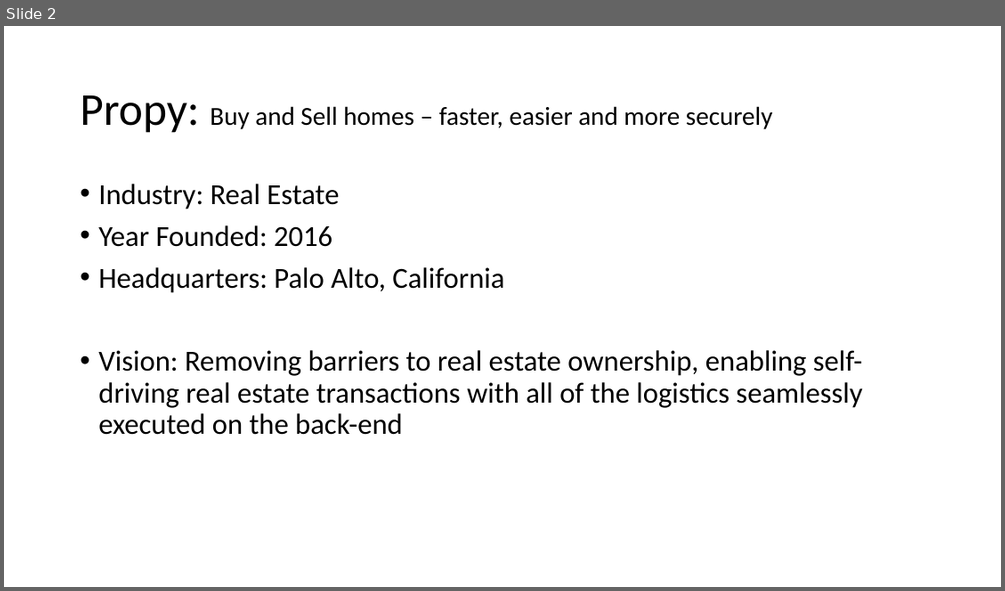
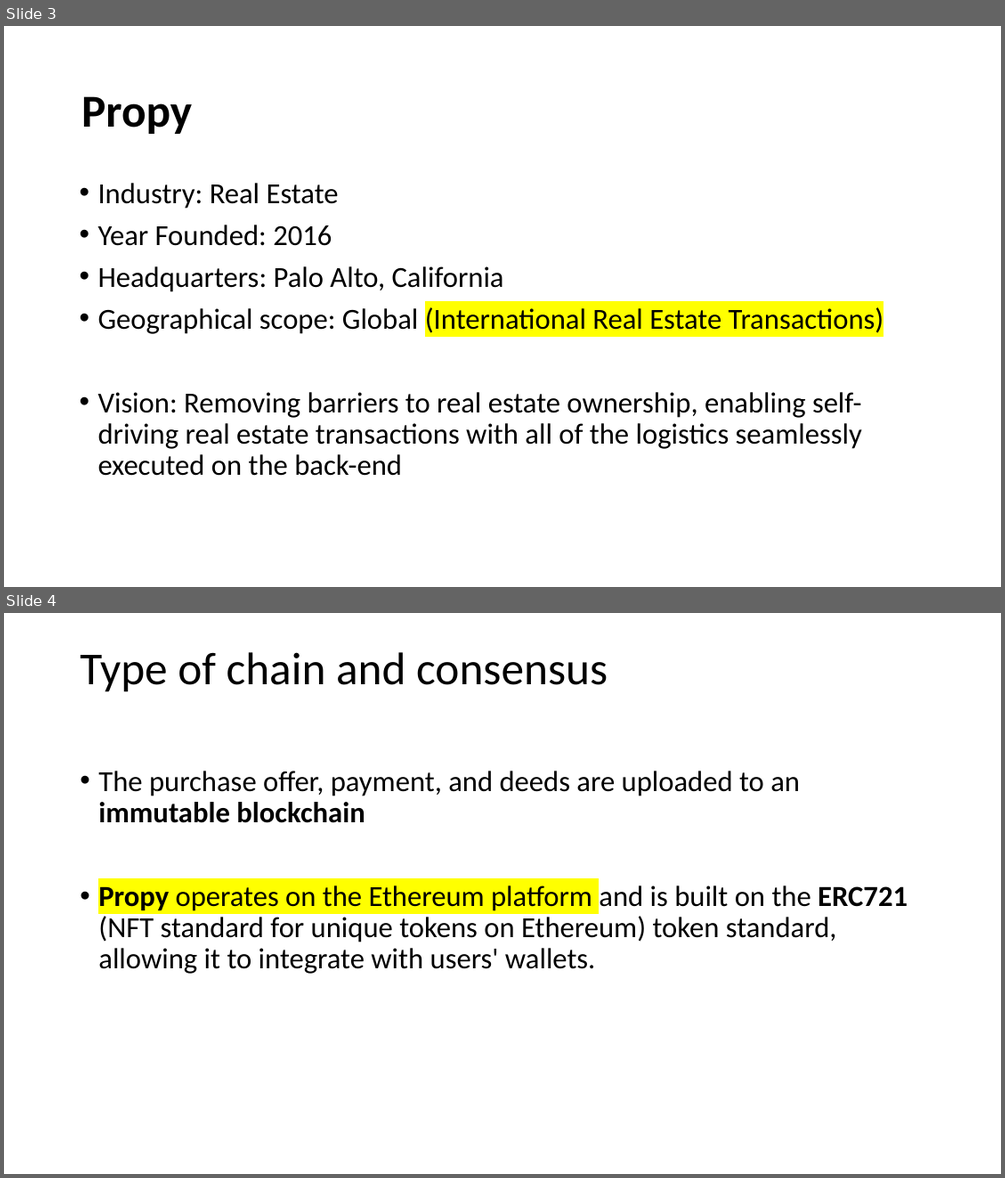
Before and after one commit to RusUsf/Blockchain_Class, a slide deck: Ruslan_Dubas_Presentation.pptx. Shown one above the other, each under a label of ours: slide 2 before the commit, slides 3 and 4 after it. The pictures are 1005x591 and 1005x1178 pixels, drawn with LibreOffice and Linux fonts; fonts in the diff are those of the drawing. Boxes give left, top, right and bottom in pixels: in the first picture for what was removed or moved away, otherwise in the second. Text is boxed around its words. In the diff, an @@ line names an element or a change of style, - is before the commit and + after.

```diff
--- a/Ruslan_Dubas_Presentation.pptx
+++ b/Ruslan_Dubas_Presentation.pptx
@@ slide 4 added at [4,613,1001,1174], background #FFFFFF @@
@@ title added at [80,652,607,692], 44 pt, text #000000 @@
+Type of chain and consensus
@@ text added at [98,771,907,973], 28 pt, text #000000 @@
+• The purchase offer, payment, and deeds are uploaded to an immutable blockchain
+• Propy operates on the Ethereum platform and is built on the ERC721 (NFT standard for unique tokens on Ethereum) token standard, allowing it to integrate with users' wallets.
@@ what was slide 2 is now slide 3 @@
@@ slide 3 changed as well @@
@@ title at [81,96,192,134]: text changed; size 25 to 44 pt; bold on @@
-Propy: Buy and Sell homes – faster, easier and more securely
+Propy
@@ text at [98,305,884,336]: paragraph added @@
+• Geographical scope: Global (International Real Estate Transactions)
```
Also in this commit, not shown: 2 other slides changed, 2 other slides added, 1 other file.
